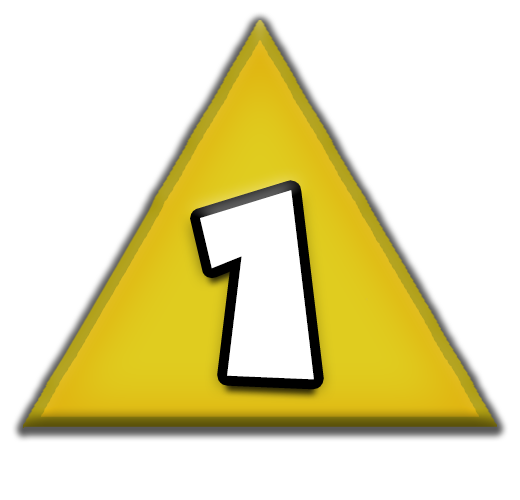
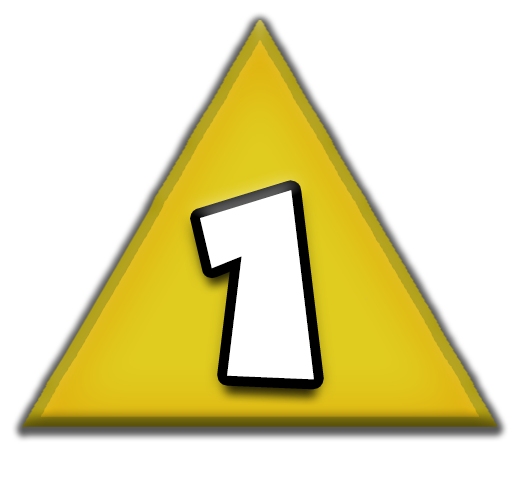
Revision of a layered 520 × 500 image; what changed, layer by layer:
pixels changed over [190, 228, 324, 406] (layer not identified)
